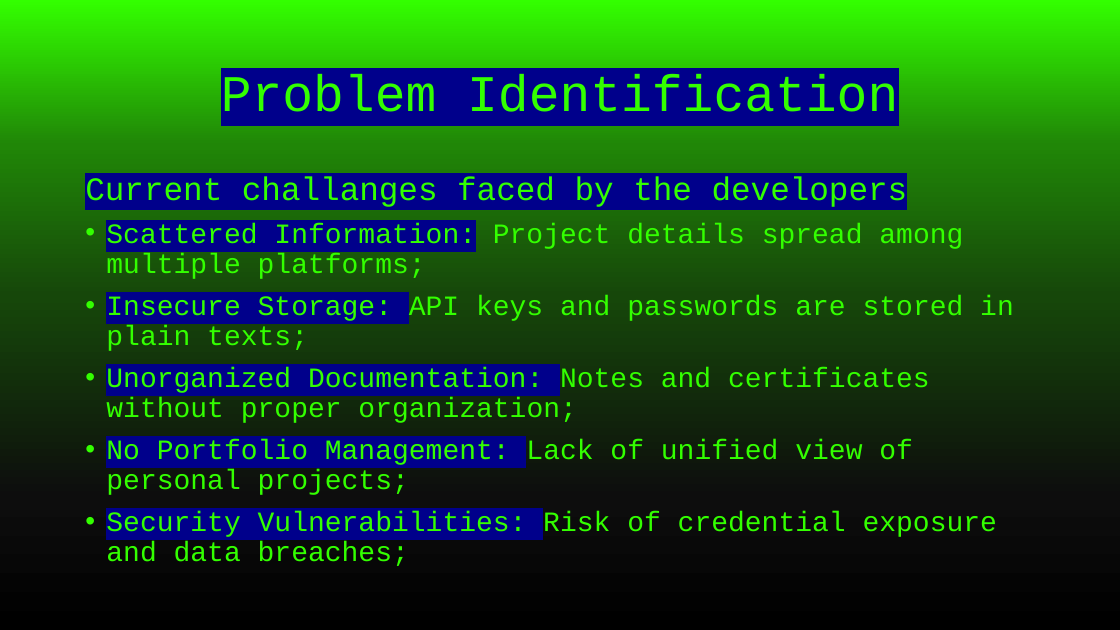
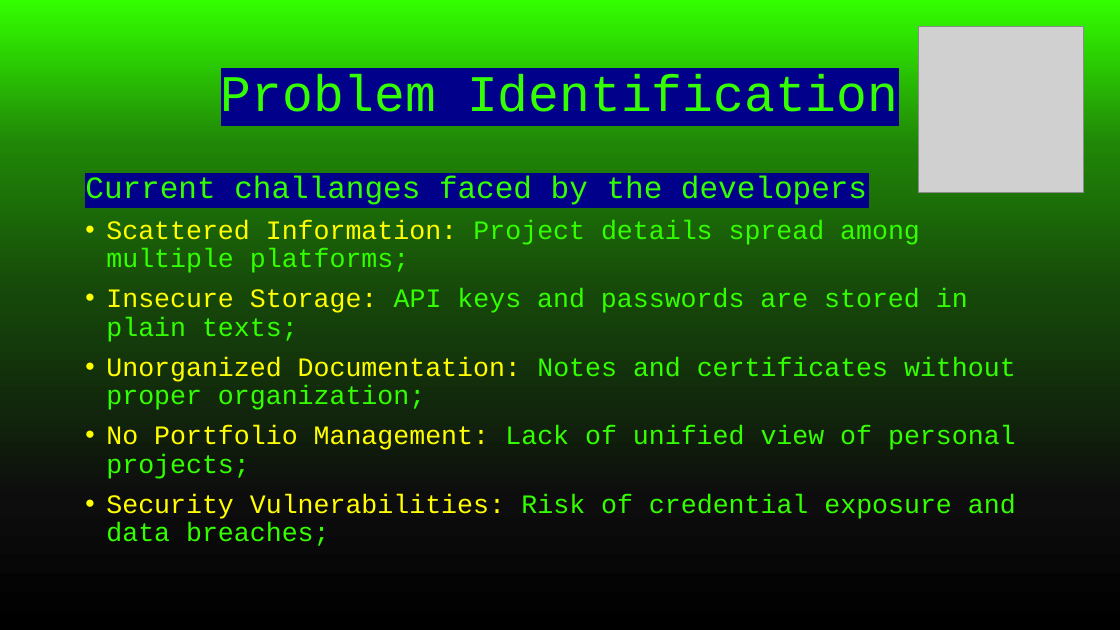
Before and after one commit to gauranga18/DevVault, a slide deck: slide 2 of Presentation/Presentation1.pptx. Drawn at 1120x630 pixels with LibreOffice and Linux fonts; fonts in the diff are those of the drawing; grey boxes stand for pictures. Boxes give left, top, right and bottom in pixels: in the first picture for what was removed or moved away, otherwise in the second. Text is boxed around its words. In the diff, an @@ line names an element or a change of style, - is before the commit and + after.

Commit message:
New Slides

```diff
--- a/Presentation/Presentation1.pptx
+++ b/Presentation/Presentation1.pptx
@@ picture added at (918, 27, 1084, 192) @@
@@ text "Current challanges faced by the ..." at (85, 176, 1016, 546): size 28 to 26.6 pt in "Current challanges faced by the developers"; size 24 to 22.8 pt in "Scattered Information: Project details spread among multiple ...", "Insecure Storage: API keys and passwords are ...", "Unorganized Documentation: Notes and certificates without pr ...", "No Portfolio Management: Lack of unified view ..." and 1 more places; text colour #33FF00 to #FFFF00, highlight #00008B to none in "Scattered Information:", "Insecure Storage:", "Unorganized Documentation:", "No Portfolio Management:" and 1 more places; line spacing 0.9 to 0.89 @@
```
Also in this commit, not shown: 1 other slide changed, 2 slides added, 2 slides removed.
